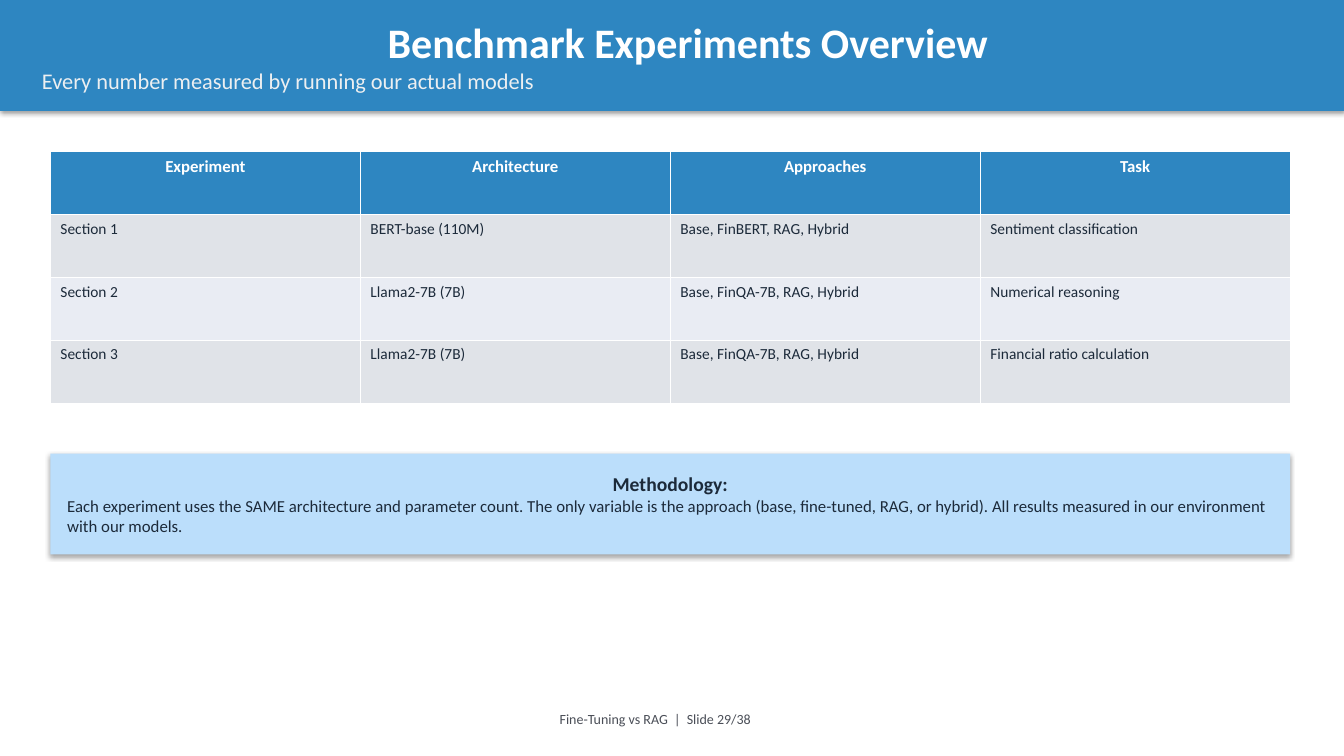
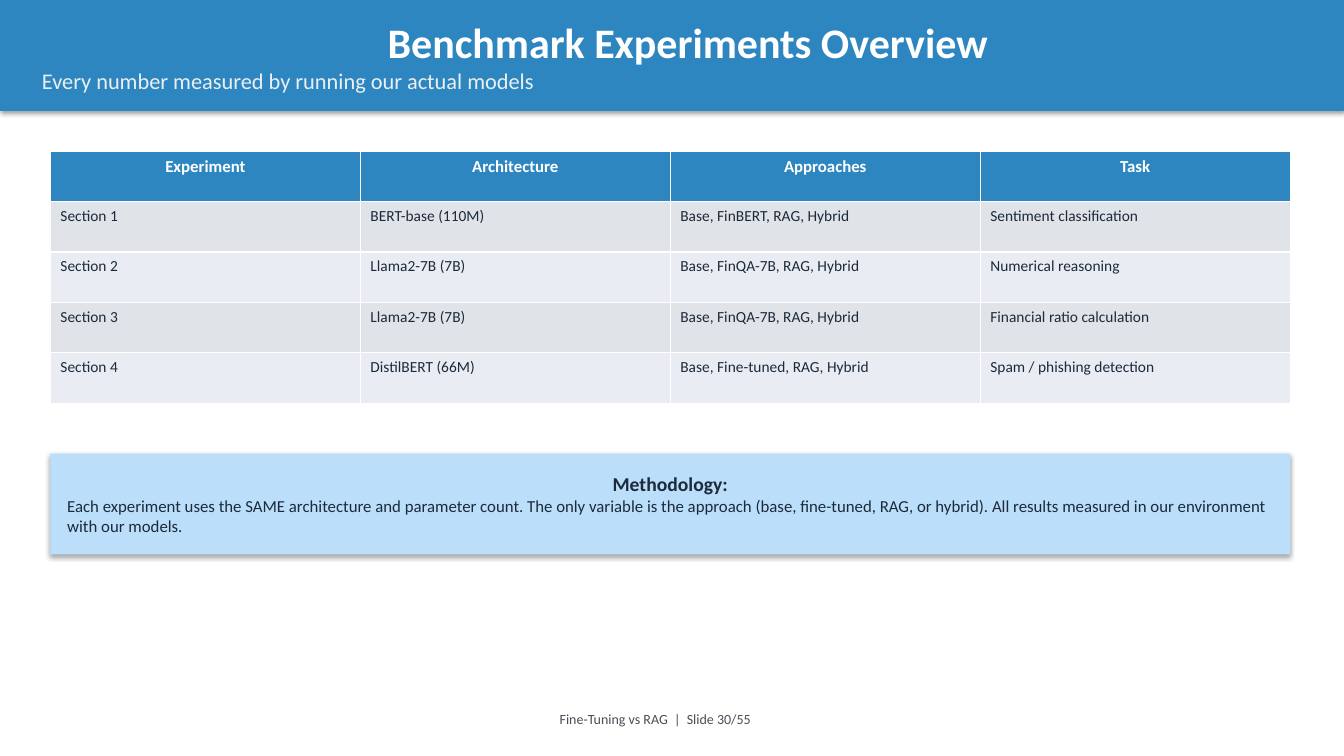
Before and after one commit to intelliswarm-ai/finetune-vs-rag, a slide deck: slide 30 of presentation.pptx (slide 29 before the commit). Drawn at 1344x756 pixels with LibreOffice and Linux fonts; fonts in the diff are those of the drawing. Boxes give left, top, right and bottom in pixels: in the first picture for what was removed or moved away, otherwise in the second. Text is boxed around its words. In the diff, an @@ line names an element or a change of style, - is before the commit and + after.

```diff
--- a/presentation.pptx
+++ b/presentation.pptx
@@ table at [50,151,1293,403] @@
+row 5: Section 4 | DistilBERT (66M) | Base, Fine-tuned, RAG, Hybrid | Spam / phishing detection
@@ text at [560,714,751,727]: text changed @@
-Fine-Tuning vs RAG | Slide 29/38
+Fine-Tuning vs RAG | Slide 30/55
```
Also in this commit, not shown: 46 other slides changed, 7 slides added, 2 other files.
